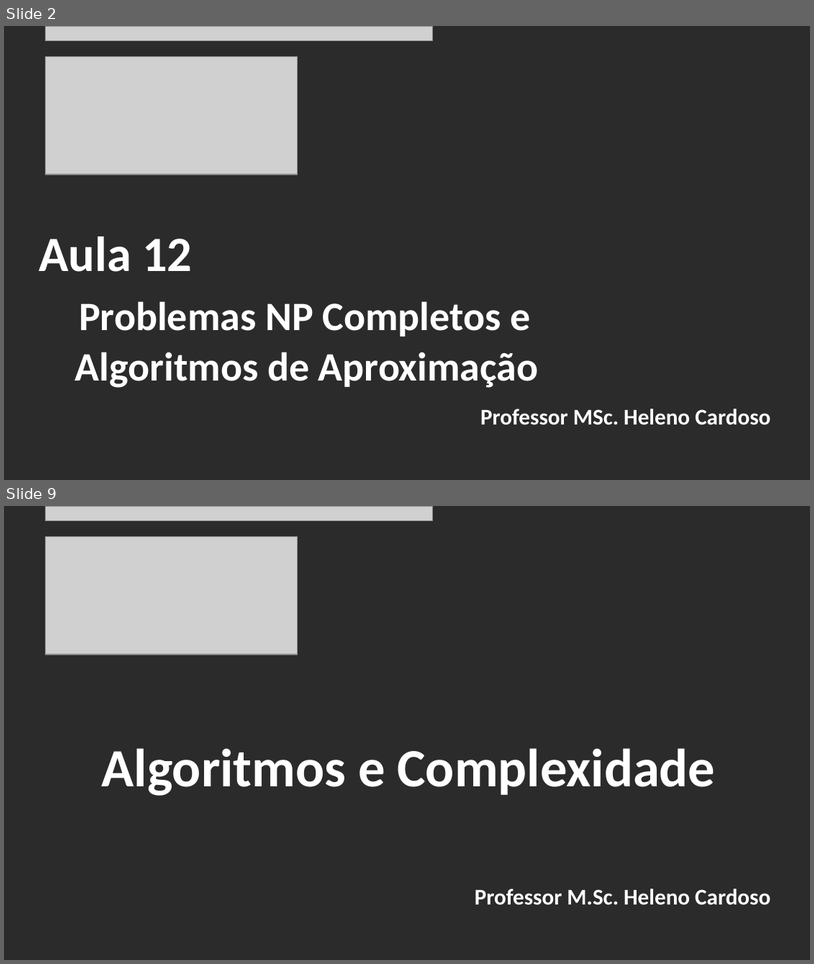
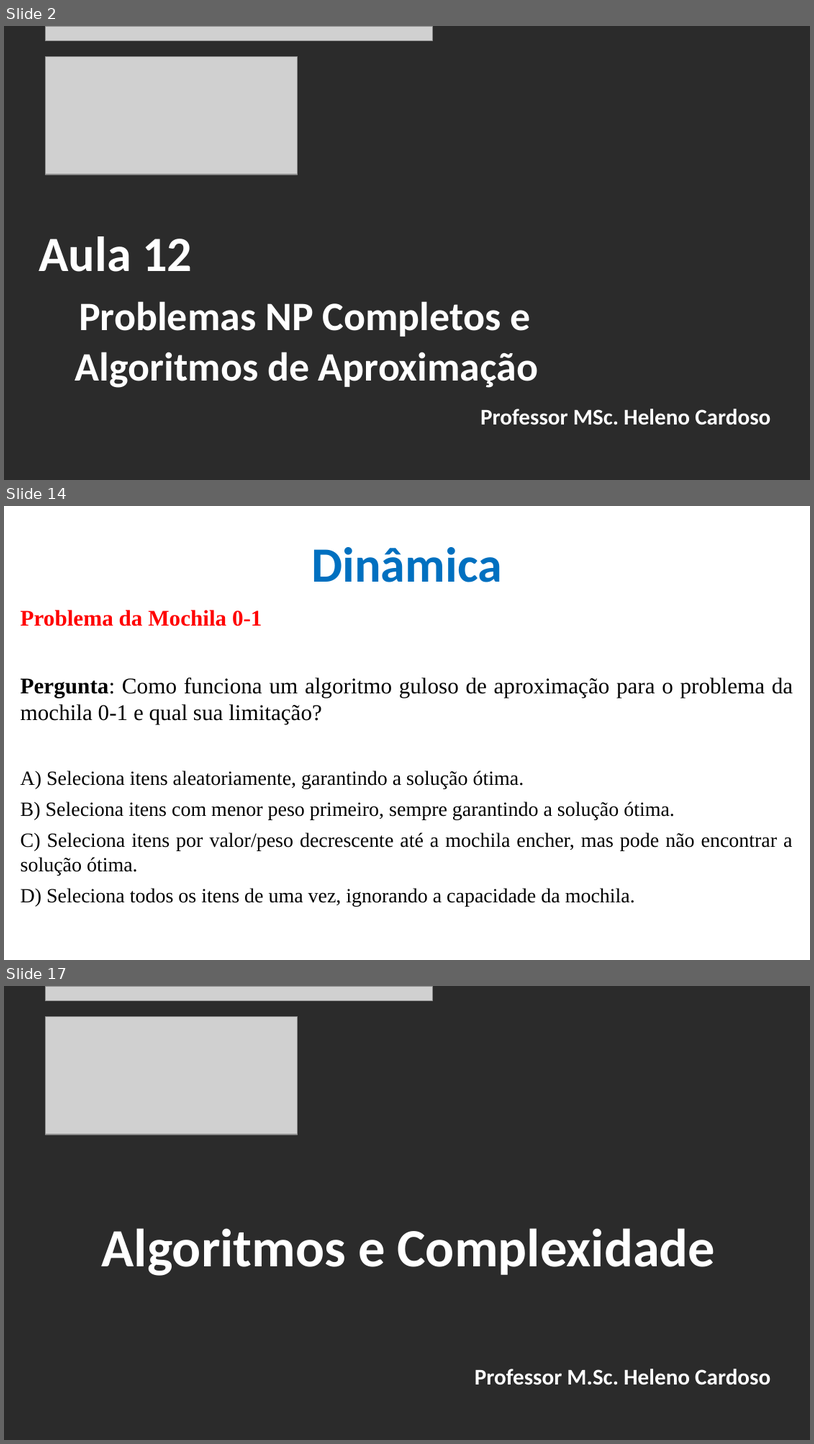
Before and after one commit to CloudEducationBrazil/WydenAlgoritmosEComplexidade, a slide deck: 01 Classes/Aula 12 - Algoritmos e Complexidade - Problemas NP Completos e Algoritmos de Aproximação.pptx. Shown one above the other, each under a label of ours: slides 2 and 9 before the commit, slides 2, 14 and 17 after it; the slides between them are not shown. The pictures are 814x964 and 814x1444 pixels, drawn with LibreOffice and Linux fonts; fonts in the diff are those of the drawing; grey boxes stand for pictures; background and template pictures are left out; a plain dark background stands for a picture behind light text. Boxes give left, top, right and bottom in pixels: in the first picture for what was removed or moved away, otherwise in the second. Text is boxed around its words. In the diff, an @@ line names an element or a change of style, - is before the commit and + after.

```diff
--- a/01 Classes/Aula 12 - Algoritmos e Complexidade - Problemas NP Completos e Algoritmos de Aproximação.pptx
+++ b/01 Classes/Aula 12 - Algoritmos e Complexidade - Problemas NP Completos e Algoritmos de Aproximação.pptx
@@ slide 14 added at [4, 506, 810, 960], background picture (left out) @@
@@ title added at [311, 547, 502, 582], 44 pt, text #0070C0, bold @@
+Dinâmica
@@ text added at [21, 610, 793, 906], 18 pt, text #000000 @@
+Problema da Mochila 0-1
+Pergunta: Como funciona um algoritmo guloso de aproximação para o problema da mochila 0-1 e qual sua limitação?
+A) Seleciona itens aleatoriamente, garantindo a solução ótima.
+B) Seleciona itens com menor peso primeiro, sempre garantindo a solução ótima.
+C) Seleciona itens por valor/peso decrescente até a mochila encher, mas pode não encontrar a solução ótima.
+D) Seleciona todos os itens de uma vez, ignorando a capacidade da mochila.
@@ what was slide 9 is now slide 17 @@
```
Also in this commit, not shown: 6 slides changed, 7 other slides added.
